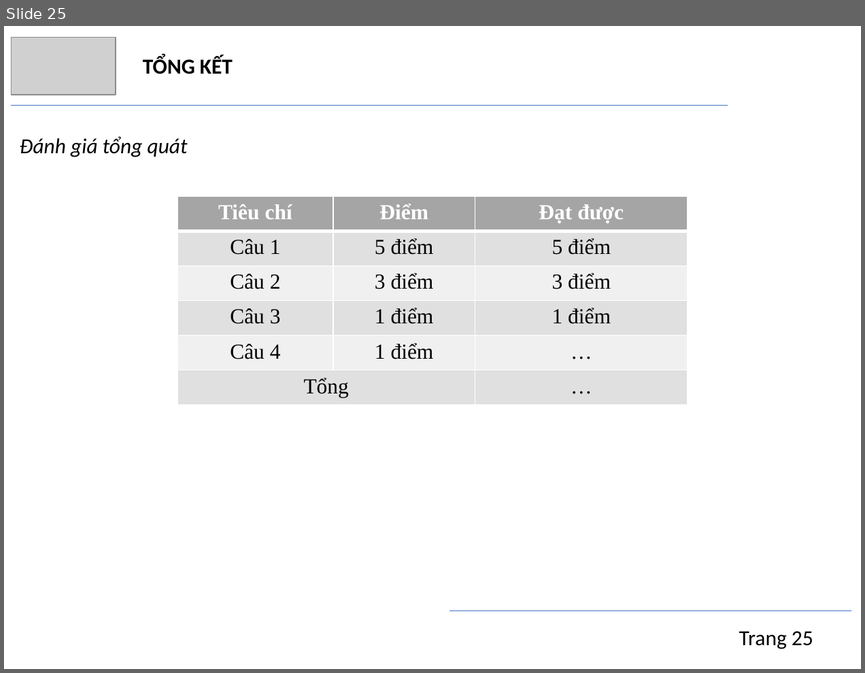
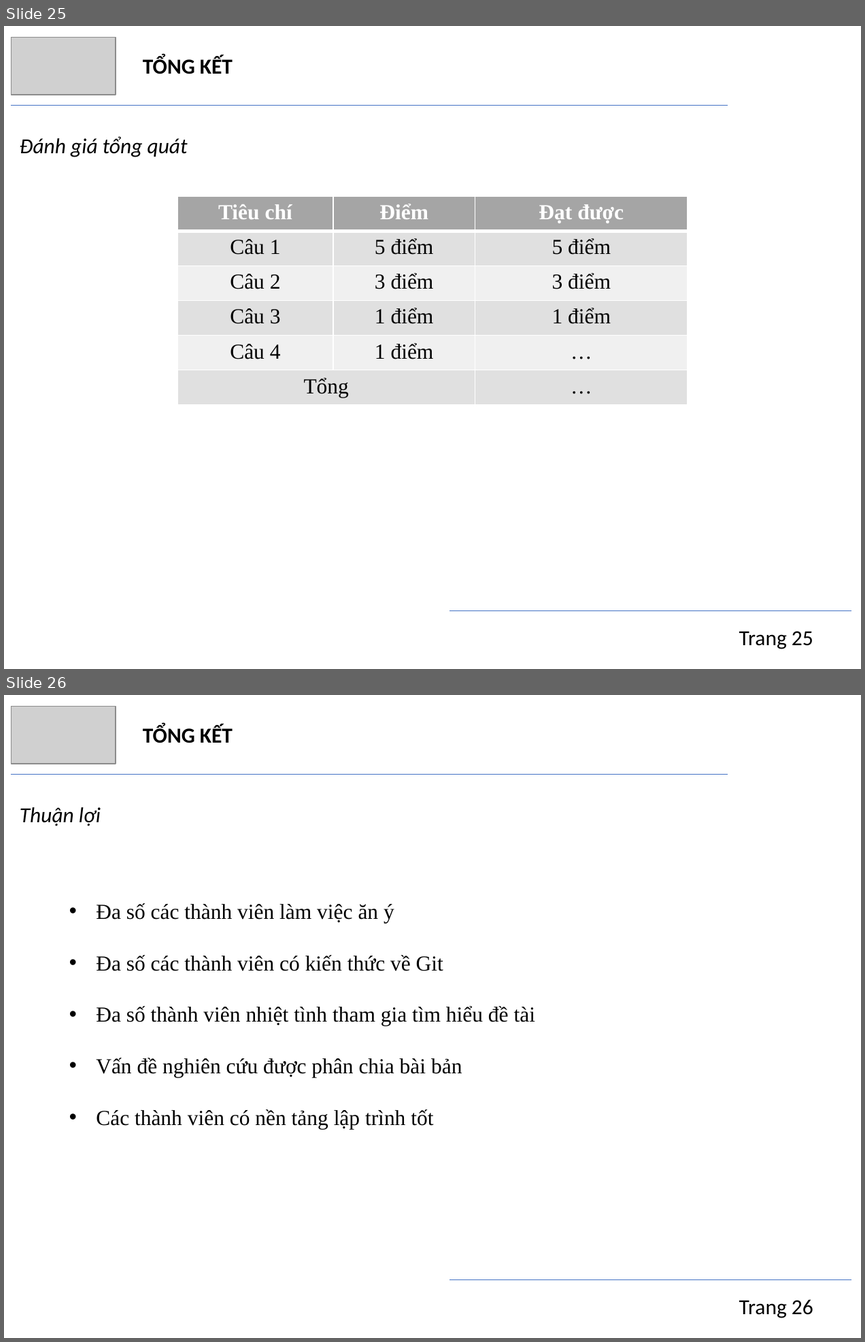
Before and after one commit to trngbro/AI, a slide deck: present/presentation.pptx. Shown one above the other, each under a label of ours: slide 25 before the commit, slides 25 and 26 after it. The pictures are 865x673 and 865x1342 pixels, drawn with LibreOffice and Linux fonts; fonts in the diff are those of the drawing; grey boxes stand for pictures. Boxes give left, top, right and bottom in pixels: in the first picture for what was removed or moved away, otherwise in the second. Text is boxed around its words. In the diff, an @@ line names an element or a change of style, - is before the commit and + after.

```diff
--- a/present/presentation.pptx
+++ b/present/presentation.pptx
@@ slide 26 added at [4, 695, 861, 1338], background #FFFFFF @@
@@ picture added at [11, 706, 116, 764] @@
@@ text added at [143, 724, 232, 743], 18 pt, text #000000, bold @@
+TỔNG KẾT
@@ line added from (11, 775) to (728, 775), #4472C4 0.5 pt @@
@@ text added at [20, 807, 101, 826], 18 pt, text #000000, italic @@
+Thuận lợi
@@ text added at [96, 903, 535, 1129], 18 pt, text #000000 @@
+• Đa số các thành viên làm việc ăn ý
+• Đa số các thành viên có kiến thức về Git
+• Đa số thành viên nhiệt tình tham gia tìm hiểu đề tài
+• Vấn đề nghiên cứu được phân chia bài bản
+• Các thành viên có nền tảng lập trình tốt
@@ line added from (449, 1279) to (851, 1279), #4472C4 0.5 pt @@
@@ text added at [739, 1299, 813, 1318], 18 pt, text #000000 @@
+Trang 26
```
Also in this commit, not shown: 1 slide changed, 1 other slide added, 1 other file.
